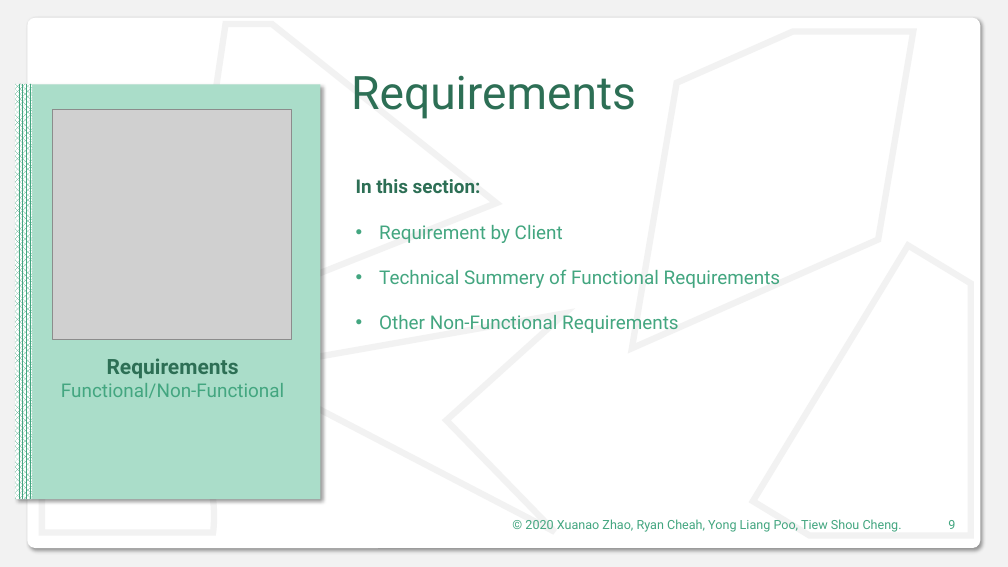
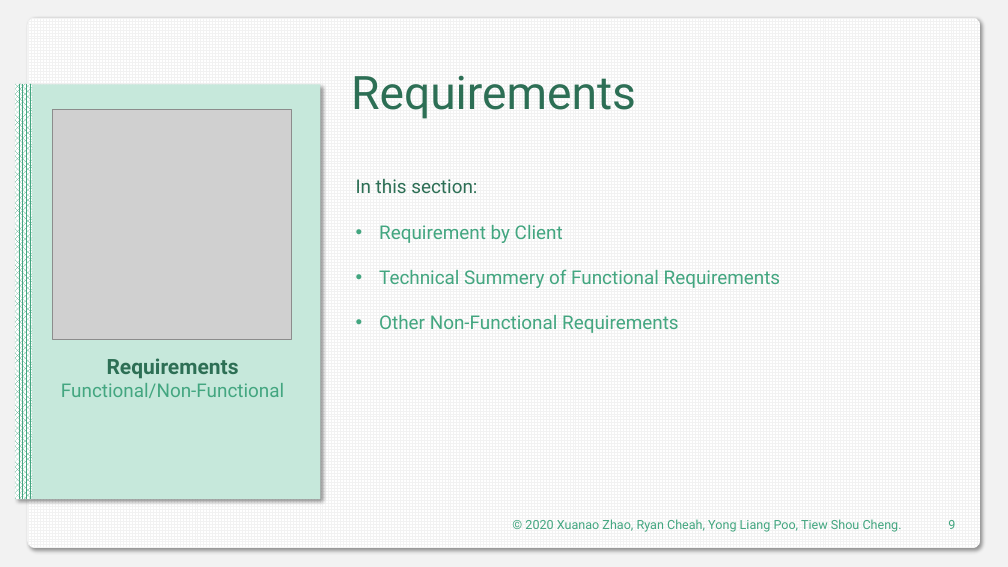
Before and after one commit to DIT202003G1/SAD-Assignment, a slide deck: slide 9 of Presentaion.pptx. Drawn at 1008x567 pixels with LibreOffice and Linux fonts; fonts in the diff are those of the drawing; grey boxes stand for pictures. Boxes give left, top, right and bottom in pixels: in the first picture for what was removed or moved away, otherwise in the second. Text is boxed around its words. In the diff, an @@ line names an element or a change of style, - is before the commit and + after.

```diff
--- a/Presentaion.pptx
+++ b/Presentaion.pptx
@@ rounded rectangle at (27, 17, 981, 547): fill #FFFFFF to pattern #F2F2F2 on #FFFFFF @@
@@ freeform shape removed at (180, 24, 496, 329) @@
@@ rectangle at (15, 84, 321, 499): fill #AADDC9 to #C6E8DB @@
@@ text at (356, 179, 477, 193): bold off in "In this section:" @@
@@ freeform shape removed at (243, 313, 565, 532) @@
@@ freeform shape removed at (42, 379, 214, 533) @@
```
Also in this commit, not shown: 9 other slides changed, 13 slides added.
